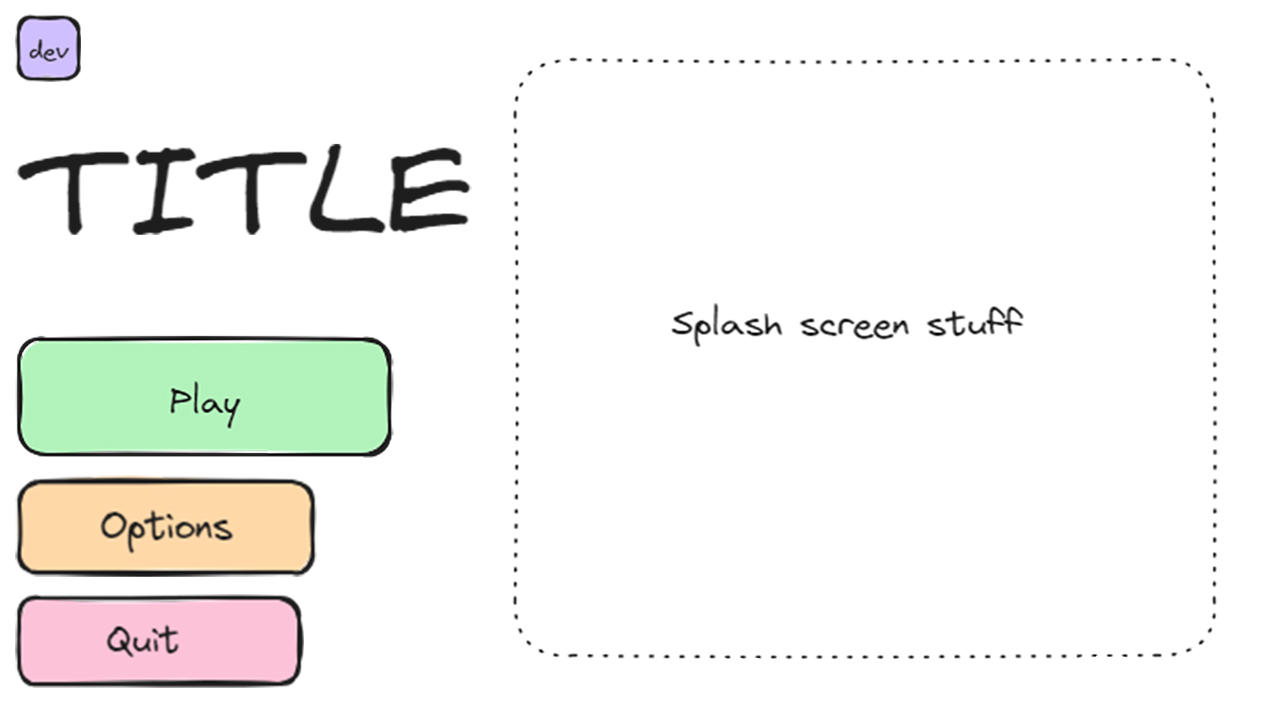
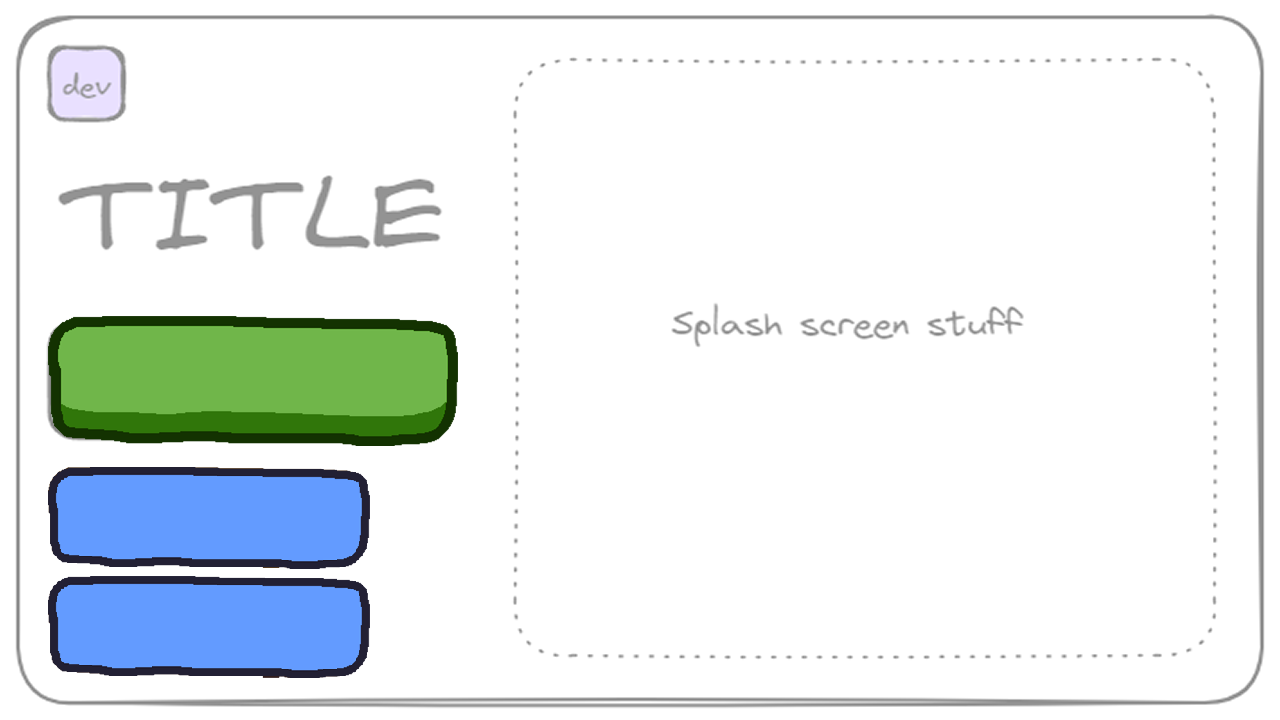
Comparing the layer stacks of the two (1280, 720) images. Changes:
renamed "quit_button" to "play_button_on copy 3", painted on it over [15, 576, 370, 688]
renamed "options_button" to "play_button_on copy 2", painted on it over [15, 467, 370, 577]
added group "play_button" with 4 layers above "options_button" over [48, 316, 458, 446]
renamed "mod_button" to "play_button_off", moved it into group "play_button", painted on it over [15, 14, 458, 446]
added group "options_button" with 3 layers above "quit_button" over [48, 467, 367, 568]
added layer "options" in group "options_button" over [118, 494, 295, 524]
renamed "logo" to "options_button_off", moved it into group "options_button", painted on it over [15, 143, 472, 568]
removed layer "background" over [15, 13, 1265, 709]
added group "quit_button" with 3 layers above "Layer 1" over [48, 577, 367, 678]
added layer "quit text" in group "quit_button" over [158, 602, 255, 637]
added layer "quit_button_off" in group "quit_button" over [48, 577, 367, 678]
renamed "play_button" to "Layer 1", opacity 100% → 48%, painted on it over [15, 13, 1265, 709]
